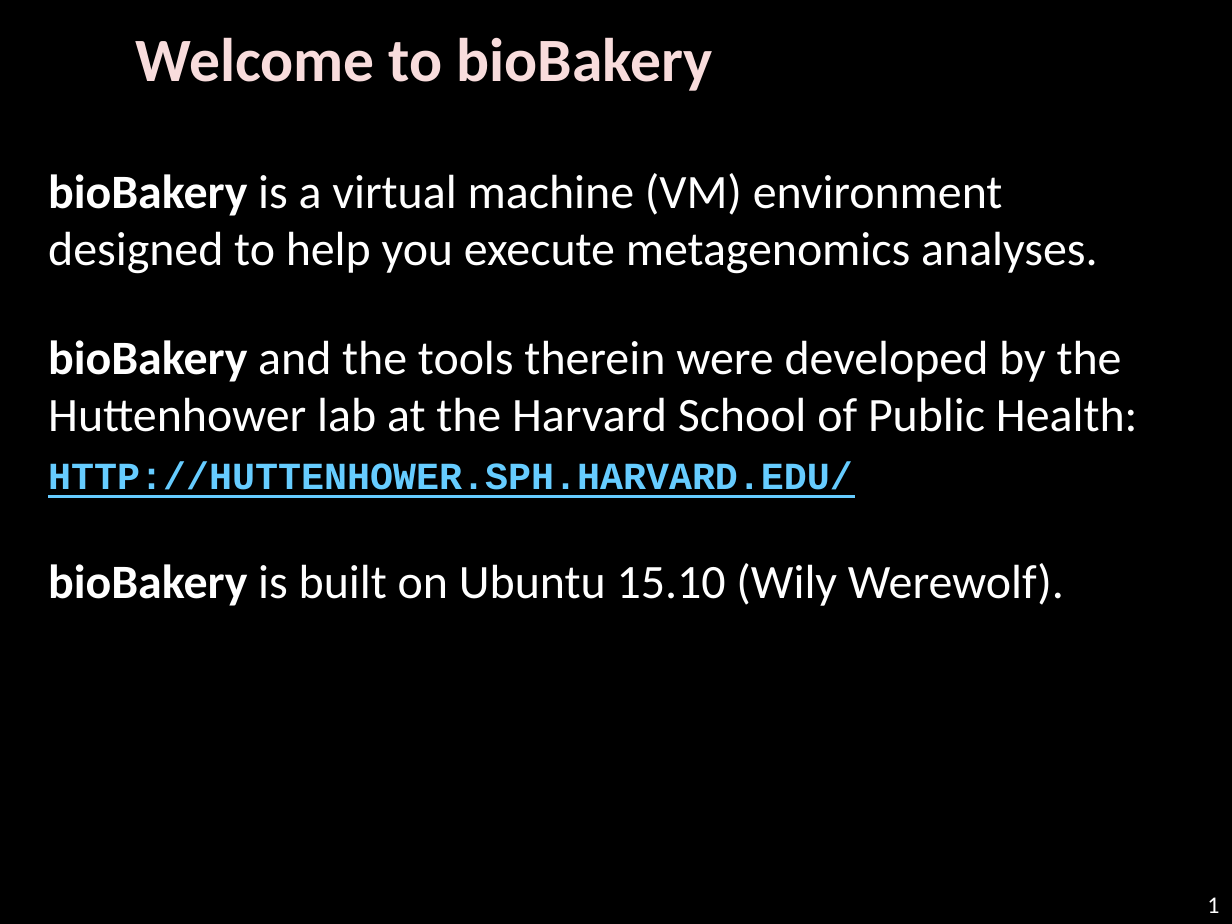
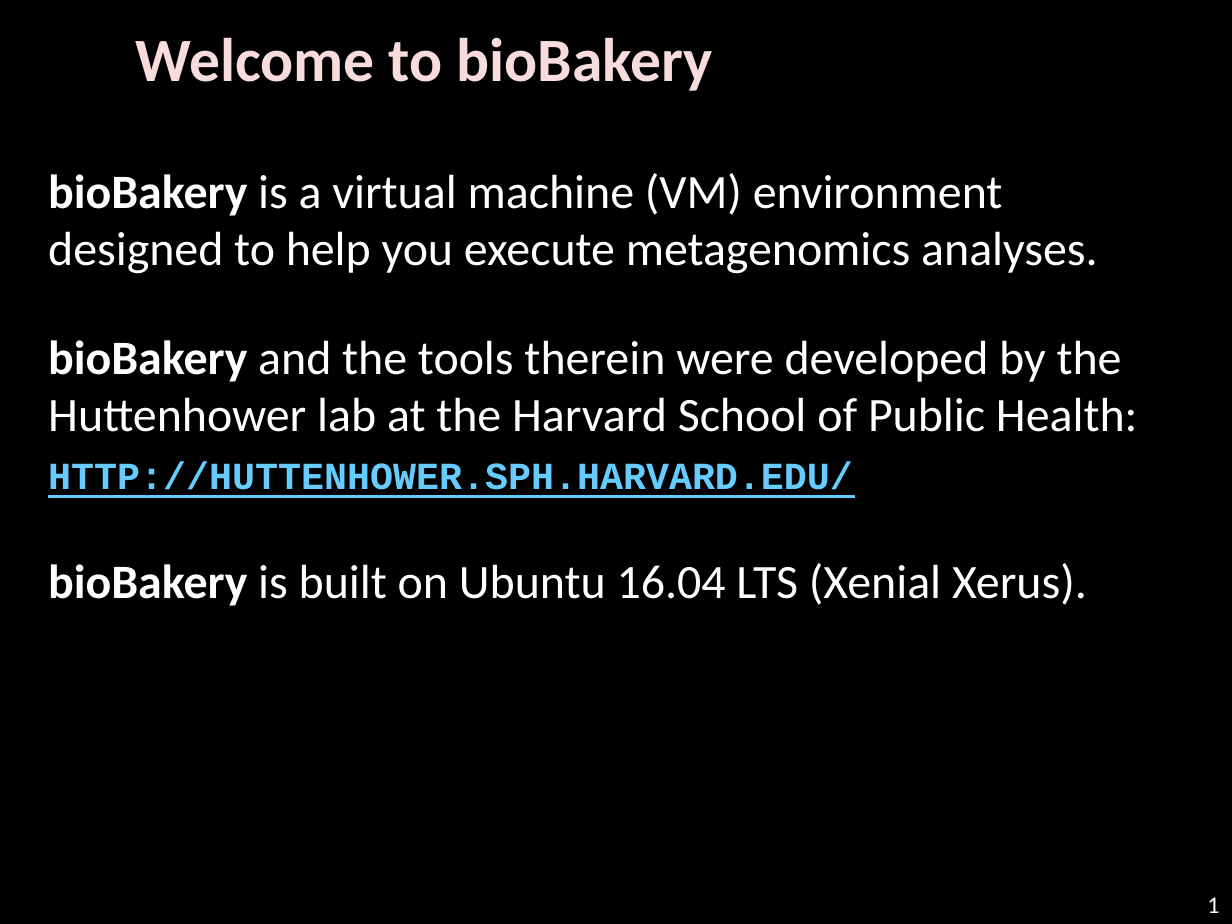
Before and after one commit to biobakery/biobakery, a slide deck: slide 1 of vagrant/biobakery-gui/WELCOME.pptx. Drawn at 1232x924 pixels with LibreOffice and Linux fonts; fonts in the diff are those of the drawing; background and template pictures are left out. Boxes give left, top, right and bottom in pixels: in the first picture for what was removed or moved away, otherwise in the second. Text is boxed around its words. In the diff, an @@ line names an element or a change of style, - is before the commit and + after.

Commit message:
Update the welcome files to reflect the latest version (ie ubuntu 16.04 and brew without sudo)

```diff
--- a/vagrant/biobakery-gui/WELCOME.pptx
+++ b/vagrant/biobakery-gui/WELCOME.pptx
@@ text at bbox=[48, 563, 1087, 606]: text changed @@
-bioBakery is built on Ubuntu 15.10 (Wily Werewolf).
+bioBakery is built on Ubuntu 16.04 LTS (Xenial Xerus).
```
Also in this commit, not shown: 2 other slides changed, 1 other file.
